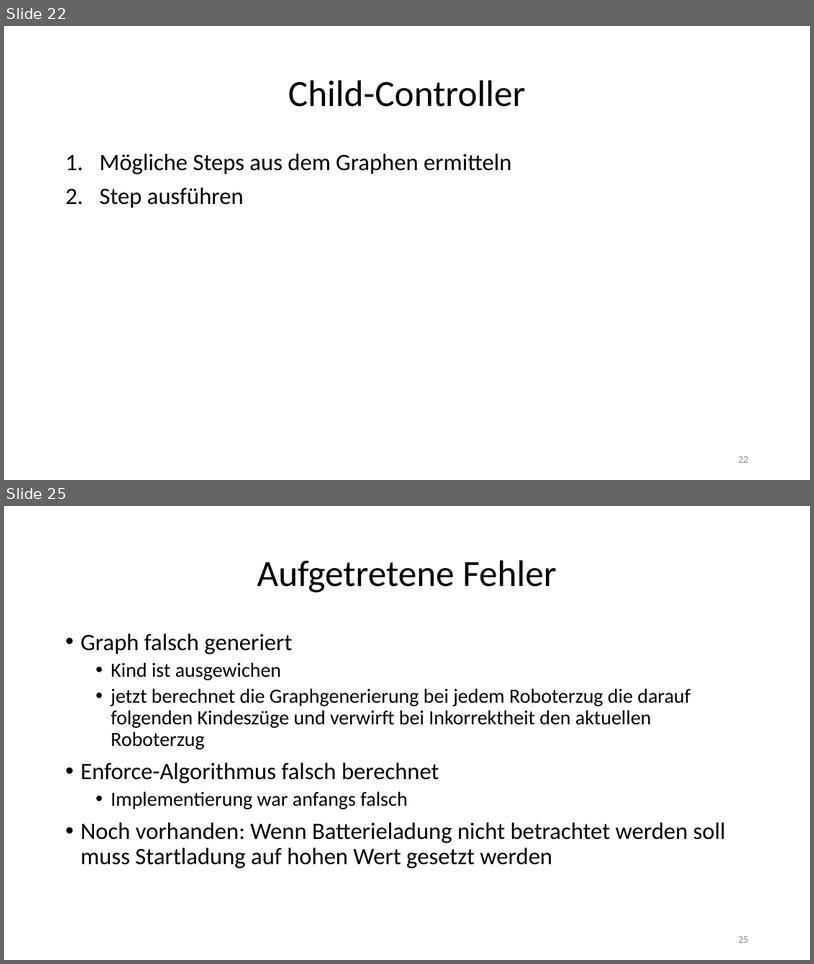
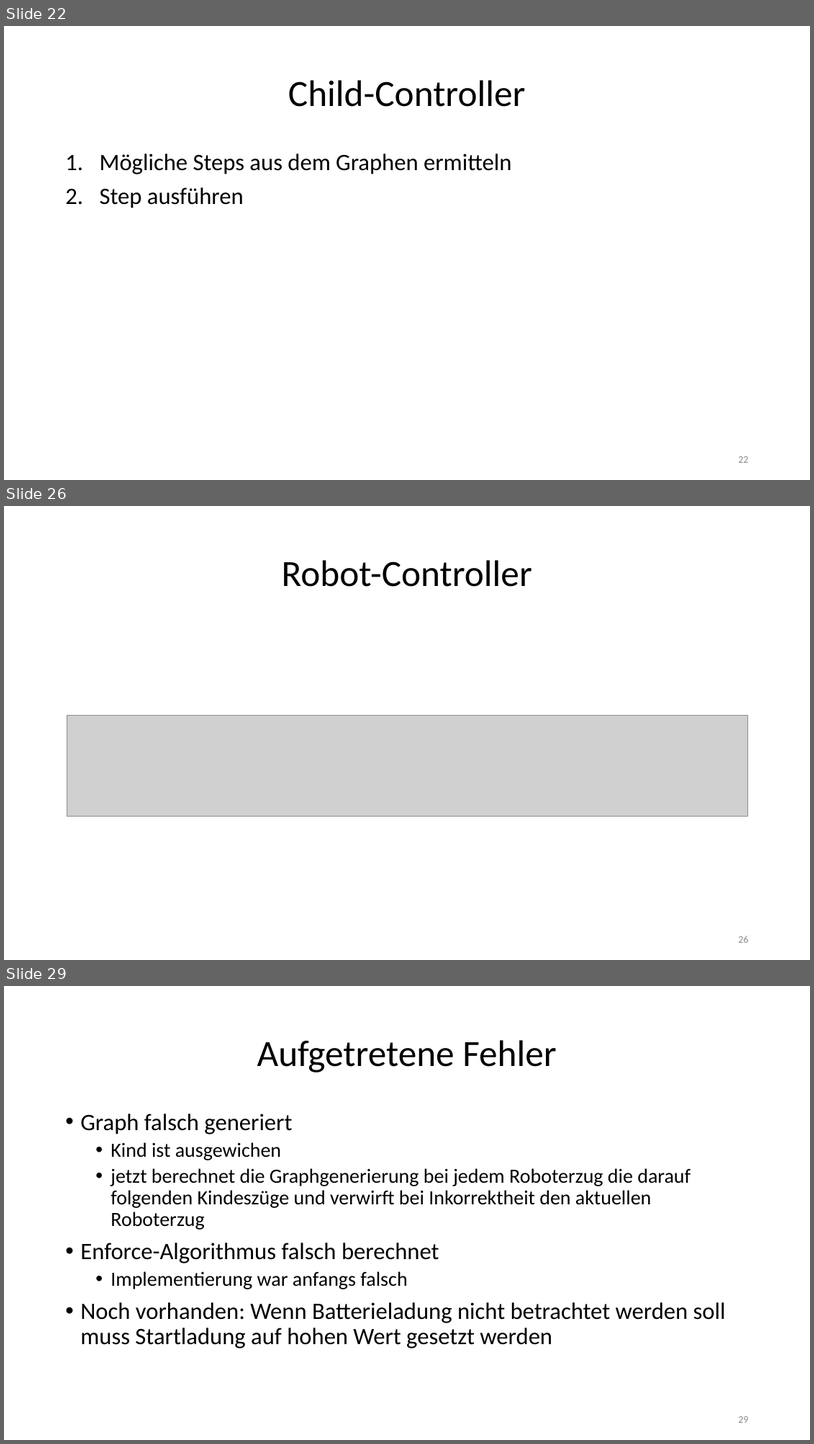
Before and after one commit to jhbruhn/fmes, a slide deck: Dokumentation/Roboter.pptx. Shown one above the other, each under a label of ours: slides 22 and 25 before the commit, slides 22, 26 and 29 after it; the slides between them are not shown. The pictures are 814x964 and 814x1444 pixels, drawn with LibreOffice and Linux fonts; fonts in the diff are those of the drawing; grey boxes stand for pictures. Boxes give left, top, right and bottom in pixels: in the first picture for what was removed or moved away, otherwise in the second. Text is boxed around its words. In the diff, an @@ line names an element or a change of style, - is before the commit and + after.

```diff
--- a/Dokumentation/Roboter.pptx
+++ b/Dokumentation/Roboter.pptx
@@ slide 26 added at bbox=[4, 506, 810, 960], background #FFFFFF @@
@@ title added at bbox=[282, 560, 532, 587], 44 pt, text #000000 @@
+Robot-Controller
@@ picture added at bbox=[67, 715, 748, 816] @@
@@ page number added at bbox=[738, 936, 748, 942], 12 pt, text #8C8C8C @@
+26
@@ what was slide 25 is now slide 29 @@
```
Also in this commit, not shown: 2 slides changed, 3 other slides added.
